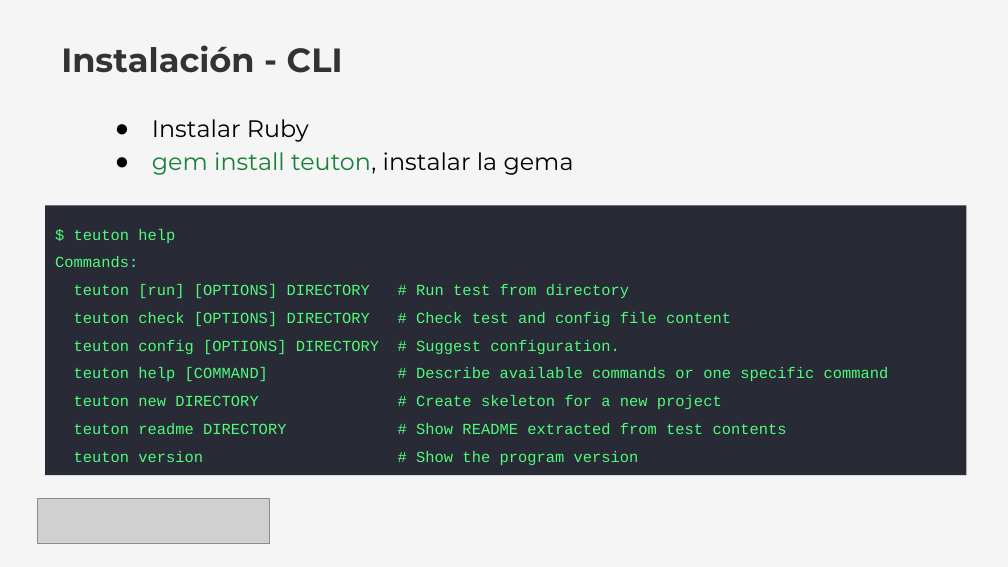
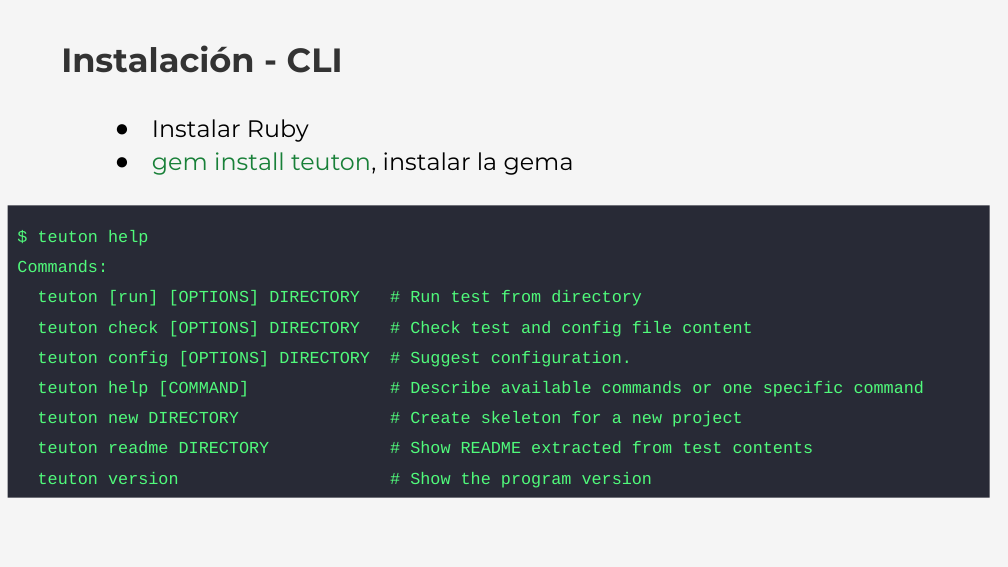
Before and after one commit to dvarrui/charlas, a slide deck: slide 19 of teuton/tdd/20260109-TDD_de_Infraestructura.odp (slide 12 before the commit). Drawn at 1008x567 pixels with LibreOffice and Linux fonts; fonts in the diff are those of the drawing; grey boxes stand for pictures. Boxes give left, top, right and bottom in pixels: in the first picture for what was removed or moved away, otherwise in the second. Text is boxed around its words. In the diff, an @@ line names an element or a change of style, - is before the commit and + after.

```diff
--- a/teuton/tdd/20260109-TDD_de_Infraestructura.odp
+++ b/teuton/tdd/20260109-TDD_de_Infraestructura.odp
@@ rectangle "$ teuton help": place and size @@
-rectangle "$ teuton help" at [45,206,967,476]
+rectangle "$ teuton help" at [8,206,990,498]
@@ rectangle "$ teuton help" at [8,206,990,498]: size 11 to 12 pt @@
@@ picture removed at [37,498,269,543] @@
```
Also in this commit, not shown: 10 other slides changed, 18 slides added, 2 slides removed, 1 other file.
